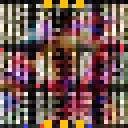
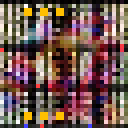
Layered file, before and after one edit (128x128). Changes by layer:
painted on "Layer 6" over [left=24, top=0, right=84, bottom=128]
